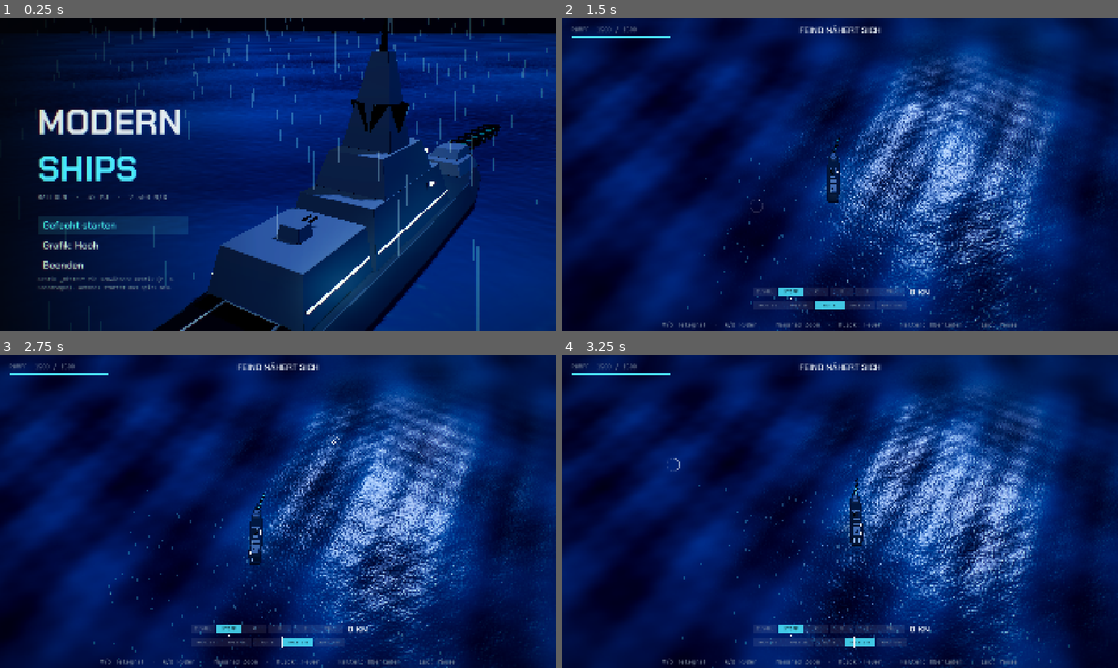
Above: before the commit, frames 1-4 (two rows, left to right).
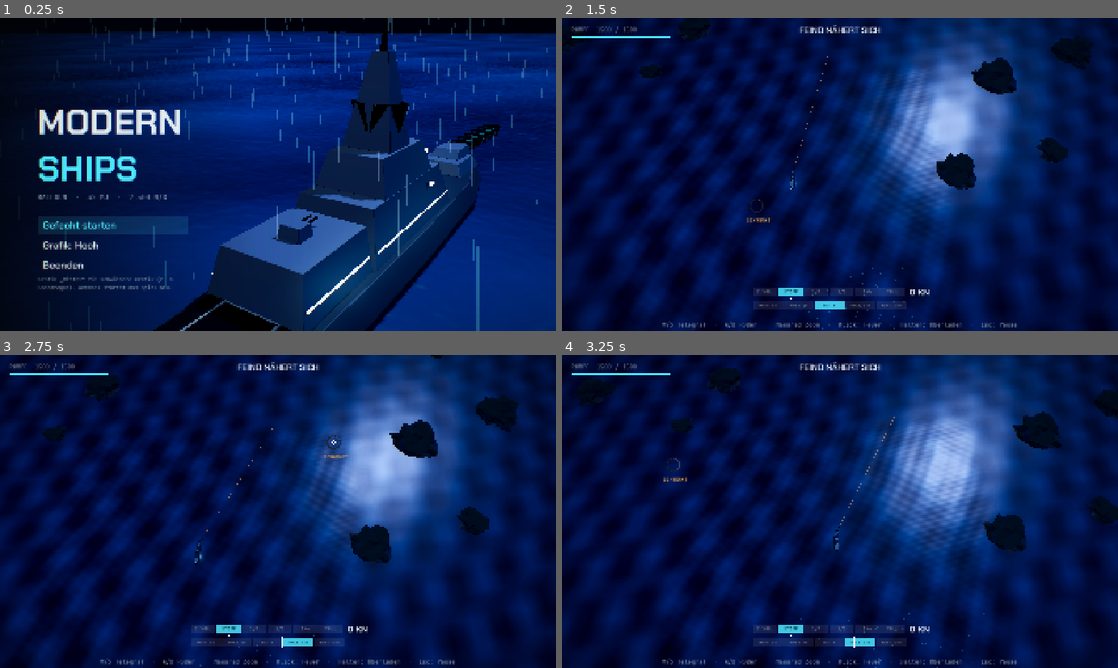
Above: after the commit, the same moments.

Repository: SilasSch/modern-ships
Game: Godot game, scene res://ui/title.tscn
Two runs of this game, one before a commit and one after it. Both use one fixed random seed, a clock stepped at 60 frames per second and the inputs below.
Inputs (mouse positions are in pixels of both pictures, inside the frame that each line leads up to):
- Up to frame 1 (0.25 s): no input
- Up to frame 2 (1.5 s): tap Enter at 0.5 s; move the mouse to (962, 158) at 0.52 s; press the mouse at (962, 158) at 0.53 s; hold D (rudder_right) 0.53-1.25 s; release the mouse at (962, 158) at 1.25 s; drag from (728, 190) to (812, 237) at 1.27 s
- Up to frame 3 (2.75 s): move the mouse to (333, 442) at 2.02 s; hold D (rudder_right) from 2.03 s (still down); hold Shift from 2.03 s (still down); click (333, 442) at 2.3 s
- Up to frame 4 (3.25 s): release D (rudder_right) at 2.75 s; release Shift at 2.75 s; drag from (812, 574) to (673, 464) at 2.77 s

The runs differ from the first frame. In frame 1, less than 0.1% of the frame differs, in the area x 14-85%, y 4-7%; in frame 2, 49%; in frame 3, 50%, in the area x 0-100%, y 0-100%; in frame 4, 48%.

Commit message:
fix: address stage 1b review (framing, torpedoes, ocean LOD, gun bearing, hull hits, readability, routing)
Co-Authored-By: Claude Opus 5.5 <noreply@anthropic.com>
Claude-Session: https://claude.ai/code/session_01Vne2NQQEkUyhixftg4D17n

Diff:
--- a/game/camera/follow_camera.gd
+++ b/game/camera/follow_camera.gd
@@ -5,10 +5,12 @@
 
 @export var target: PlayerShip
 ## Zoom levels: [distance, pitch]. Far levels look flatter so more sea ahead is visible.
-const ZOOM_LEVELS: Array[Vector2] = [Vector2(140, 60), Vector2(210, 54), Vector2(300, 48), Vector2(420, 44)]
-@export var zoom_index: int = 1
-var pitch_deg: float = 54.0
-var distance: float = 210.0
+const ZOOM_LEVELS: Array[Vector2] = [Vector2(260, 62), Vector2(400, 62), Vector2(560, 60), Vector2(720, 58)]
+## Share of the camera distance the view shifts toward the cursor (look toward the enemy).
+const LOOK_SHIFT := 0.35
+@export var zoom_index: int = 2
+var pitch_deg: float = 60.0
+var distance: float = 560.0
 @export var mouse_aim: bool = true
 
 var base_fov: float = 46.0
@@ -64,7 +66,7 @@
 	var level := ZOOM_LEVELS[zoom_index]
 	distance = lerpf(distance, level.x, 1.0 - exp(-2.5 * delta))
 	pitch_deg = lerpf(pitch_deg, level.y, 1.0 - exp(-2.5 * delta))
-	var lead_vec := to_aim.limit_length(distance * 0.15)
+	var lead_vec := to_aim.limit_length(distance * LOOK_SHIFT)
 	var desired := Vector3(ship_pos.x, 0.0, ship_pos.z) + lead_vec * (1.0 - _charge_zoom * 0.4)
 	_focus = _focus.lerp(desired, 1.0 - exp(-1.8 * delta))
 	var pitch := deg_to_rad(pitch_deg)
--- a/game/core/beam_hit.gd
+++ b/game/core/beam_hit.gd
@@ -16,15 +16,47 @@
 	for t: Object in targets:
 		if not t.can_be_hit():
 			continue
+		var reach := float(t.get_hit_radius()) + half_width
+		if t.has_method(&"get_hit_segment"):
+			var seg: PackedVector2Array = t.call(&"get_hit_segment")
+			var r := _segment_to_ray(origin, d, end_distance, seg[0], seg[1])
+			if r.x <= reach:
+				hits.append({"target": t, "distance": r.y})
+			continue
 		var rel: Vector2 = t.get_hit_center() - origin
 		var along := rel.dot(d)
 		if along < 0.0 or along > end_distance:
 			continue
 		var perp := absf(rel.cross(d))
-		if perp <= float(t.get_hit_radius()) + half_width:
+		if perp <= reach:
 			hits.append({"target": t, "distance": along})
 	hits.sort_custom(func(a: Dictionary, b: Dictionary) -> bool: return a["distance"] < b["distance"])
 	return {"end_distance": end_distance, "hits": hits}
+
+
+## Closest approach between the ray segment [origin, origin + d*len] and segment [a, b].
+## Returns Vector2(distance, along-the-ray distance of the closest point).
+static func _segment_to_ray(origin: Vector2, d: Vector2, len: float, a: Vector2, b: Vector2) -> Vector2:
+	var best := Vector2(INF, 0.0)
+	var ray_end := origin + d * len
+	var ab := b - a
+	var denom := d.cross(ab)
+	if absf(denom) > 1e-6:
+		var t := (a - origin).cross(ab) / denom
+		var u := (a - origin).cross(d) / denom
+		if t >= 0.0 and t <= len and u >= 0.0 and u <= 1.0:
+			return Vector2(0.0, t)
+	for p: Vector2 in [a, b]:
+		var along := clampf((p - origin).dot(d), 0.0, len)
+		var dist := p.distance_to(origin + d * along)
+		if dist < best.x:
+			best = Vector2(dist, along)
+	for q: Vector2 in [origin, ray_end]:
+		var s := clampf((q - a).dot(ab) / maxf(ab.length_squared(), 1e-6), 0.0, 1.0)
+		var dist := q.distance_to(a + ab * s)
+		if dist < best.x:
+			best = Vector2(dist, (q - origin).dot(d))
+	return best
 
 
 ## Distance along the ray where it enters the circle, or -1 if it misses / starts inside.
--- a/game/core/ship_control.gd
+++ b/game/core/ship_control.gd
@@ -3,7 +3,7 @@
 ## World-of-Warships style helm: engine telegraph in 6 steps and rudder in 5 steps.
 ## Both stay where they are set; the rudder blade swings over slowly.
 
-const LABELS: Array[String] = ["ZURÜCK VOLL", "STOPP", "¼", "½", "¾", "VOLL"]
+const LABELS: Array[String] = ["ZURÜCK VOLL", "STOPP", "1/4", "1/2", "3/4", "VOLL"]
 
 var telegraph: int = 0        # -1 = back full, 0 = stop, 1..4 = 1/4 .. full
 var rudder_setting: int = 0   # -2..2, positive = port (left)
--- a/game/core/tuning.gd
+++ b/game/core/tuning.gd
@@ -53,9 +53,9 @@
 const FRIGATE_SALVO: int = 3
 const FRIGATE_SHELL_DMG: float = 60.0
 const FRIGATE_SALVO_INTERVAL: float = 7.0
-const FRIGATE_RANGE: float = 600.0
-const FRIGATE_STANDOFF_MIN: float = 300.0
-const FRIGATE_STANDOFF_MAX: float = 450.0
+const FRIGATE_RANGE: float = 450.0
+const FRIGATE_STANDOFF_MIN: float = 220.0
+const FRIGATE_STANDOFF_MAX: float = 340.0
 const SHELL_SPEED: float = 120.0
 const SHELL_MIN_FLIGHT: float = 2.0
 const DESTROYER_HP: float = 450.0
@@ -63,27 +63,27 @@
 const DESTROYER_GUN_SALVO: int = 2
 const DESTROYER_GUN_INTERVAL: float = 6.0
 const DESTROYER_GUN_DMG: float = 45.0
-const DESTROYER_RANGE: float = 450.0
-const DESTROYER_STANDOFF_MIN: float = 220.0
-const DESTROYER_STANDOFF_MAX: float = 350.0
+const DESTROYER_RANGE: float = 350.0
+const DESTROYER_STANDOFF_MIN: float = 160.0
+const DESTROYER_STANDOFF_MAX: float = 260.0
 const DESTROYER_TORP_INTERVAL: float = 18.0
-const DESTROYER_TORP_RANGE: float = 400.0
+const DESTROYER_TORP_RANGE: float = 300.0
 const CRUISER_HP: float = 900.0
 const CRUISER_SPEED: float = 8.0
 const CRUISER_SALVO: int = 6
 const CRUISER_SALVO_INTERVAL: float = 9.0
 const CRUISER_SHELL_DMG: float = 90.0
-const CRUISER_RANGE: float = 700.0
-const CRUISER_STANDOFF_MIN: float = 400.0
-const CRUISER_STANDOFF_MAX: float = 600.0
+const CRUISER_RANGE: float = 500.0
+const CRUISER_STANDOFF_MIN: float = 280.0
+const CRUISER_STANDOFF_MAX: float = 400.0
 const SUB_HP: float = 250.0
 const SUB_SPEED: float = 9.0
 const SUB_SUBMERGED_TIME: float = 7.0
 const SUB_SURFACED_TIME: float = 5.0
 const TORPEDO_DMG: float = 180.0
 const TORPEDO_SPEED: float = 25.0
-const SUB_RANGE: float = 450.0
-const SUB_ATTACK_DIST: float = 250.0
+const SUB_RANGE: float = 350.0
+const SUB_ATTACK_DIST: float = 200.0
 
 # --- Flow ---
 const WAVE_DELAY: float = 3.0
--- a/game/fx/railgun_fx.gd
+++ b/game/fx/railgun_fx.gd
@@ -35,6 +35,7 @@
 var _over: float = 0.0
 var _afterglow: float = 0.0
 var _prev_state: int = RailgunState.State.LOADING
+var _prev_over: float = 0.0
 
 
 func _ready() -> void:
@@ -44,7 +45,6 @@
 	_setup_materials()
 	_setup_hold()
 	_setup_muzzle()
-	ship.charge_started.connect(func() -> void: _sfx(&"charge", ship.muzzle.global_position, 0.0))
 	ship.fired.connect(func(shot: RailgunShot, origin: Vector3, _dir: Vector3) -> void:
 		_sfx(&"fire", origin, 3.0, 1.0 - 0.12 * shot.overcharge))
 	ship.misfired.connect(func() -> void: _sfx(&"misfire", ship.global_position, 0.0))
@@ -210,6 +210,9 @@
 	if gun.state == RailgunState.State.READY and _prev_state == RailgunState.State.LOADING:
 		_sfx(&"reload_done", ship.global_position, -4.0)
 	_prev_state = gun.state
+	if holding and o > 0.0 and _prev_over <= 0.0:
+		_sfx(&"charge", ship.muzzle.global_position, -2.0)
+	_prev_over = o
 	if has_node(^"/root/Sfx"):
 		Sfx.loop(&"overcharge_loop", holding and o > 0.0, linear_to_db(clampf(0.3 + o, 0.0, 1.0)) - 4.0)
 
--- a/game/main/battle.gd
+++ b/game/main/battle.gd
@@ -50,7 +50,7 @@
 	camera.target = player
 	add_child(camera)
 	camera.make_current()
-	ocean.follow = camera
+	ocean.follow = player
 	var weather := Weather.new()
 	weather.storm = storm
 	weather.follow = camera
--- a/game/ships/cruiser.gd
+++ b/game/ships/cruiser.gd
@@ -6,7 +6,7 @@
 
 
 func _setup_kind() -> void:
-	configure(CRUISER_MODEL, Tuning.CRUISER_HP, Tuning.CRUISER_SPEED, 1.2, 0.22, 8.0)
+	configure(CRUISER_MODEL, Tuning.CRUISER_HP, Tuning.CRUISER_SPEED, 1.2, 0.22, 3.6)
 	explosion_strength = 1.9
 	collision_radius = 2.8
 	half_length = 17.0
--- a/game/ships/destroyer.gd
+++ b/game/ships/destroyer.gd
@@ -8,7 +8,7 @@
 
 
 func _setup_kind() -> void:
-	configure(DESTROYER_MODEL, Tuning.DESTROYER_HP, Tuning.DESTROYER_SPEED, 2.5, 0.5, 5.0)
+	configure(DESTROYER_MODEL, Tuning.DESTROYER_HP, Tuning.DESTROYER_SPEED, 2.5, 0.5, 2.2)
 	explosion_strength = 1.4
 	collision_radius = 1.8
 	half_length = 11.0
@@ -40,7 +40,7 @@
 ## Torpedo fan toward the target: count torpedoes spread over ±spread_deg.
 func launch_fan(count: int, spread_deg: float) -> void:
 	var tubes := [model.find_child("Torp_L") as Node3D, model.find_child("Torp_R") as Node3D]
-	var to := target.global_position - global_position
+	var to := lead_point(Tuning.TORPEDO_SPEED) - global_position
 	var base_yaw := atan2(to.x, to.z)
 	for i in count:
 		var k := 0.0 if count == 1 else (float(i) / (count - 1)) * 2.0 - 1.0
--- a/game/ships/enemy.gd
+++ b/game/ships/enemy.gd
@@ -82,6 +82,12 @@
 
 func get_hit_center() -> Vector2:
 	return Vector2(global_position.x, global_position.z)
+
+
+## Hull as a segment along the heading (bow to stern) for railgun hits.
+func get_hit_segment() -> PackedVector2Array:
+	var f := ShipMotion.forward_of(motion.heading) * maxf(half_length - hit_radius, 0.0)
+	return PackedVector2Array([motion.position - f, motion.position + f])
 
 
 func get_hit_radius() -> float:
@@ -208,14 +214,47 @@
 		queue_free()
 
 
+## Detour around the first island between the ship and goal (tangent waypoint), else goal.
+func route_point(goal: Vector2) -> Vector2:
+	var pos := motion.position
+	var hit: Dictionary = {}
+	var best := INF
+	for b: Dictionary in blockers:
+		if Blockers.segment_blocked(pos, goal, [{"center": b["center"], "radius": float(b["radius"]) + half_length}]):
+			var d := pos.distance_to(b["center"])
+			if d < best:
+				best = d
+				hit = b
+	if hit.is_empty():
+		return goal
+	var c: Vector2 = hit["center"]
+	var r := float(hit["radius"]) + half_length + 30.0
+	var side := (c - pos).normalized().orthogonal()
+	var w1 := c + side * r
+	var w2 := c - side * r
+	return w1 if w1.distance_to(goal) <= w2.distance_to(goal) else w2
+
+
 ## Shared steering: turn toward a world point; returns the remaining heading error (rad).
 func steer_to(point: Vector2, gain: float = 2.0) -> float:
+	point = route_point(point)
 	var to := point - motion.position
 	var err := wrapf(ShipMotion.yaw_of(to) - motion.heading, -PI, PI)
 	rudder = clampf(err * gain, -1.0, 1.0)
 	return err
 
 
+## Where to aim a straight weapon of the given speed at the target (lead), or the target itself.
+func lead_point(speed: float) -> Vector3:
+	if target is PlayerShip:
+		var ps := target as PlayerShip
+		var v := ShipMotion.forward_of(ps.motion.heading) * ps.motion.speed
+		var hit: Variant = Aim.intercept(Vector2(global_position.x, global_position.z), ps.motion.position, v, speed)
+		if hit != null:
+			return Vector3((hit as Vector2).x, 0.0, (hit as Vector2).y)
+	return target.global_position
+
+
 func target_pos2() -> Vector2:
 	return Vector2(target.global_position.x, target.global_position.z) if target else motion.position
 
--- a/game/ships/frigate.gd
+++ b/game/ships/frigate.gd
@@ -20,7 +20,7 @@
 
 ## Overridden by Destroyer / Cruiser to pick model, health and engagement envelope.
 func _setup_kind() -> void:
-	configure(MODEL, Tuning.FRIGATE_HP, Tuning.FRIGATE_SPEED, 2.0, 0.35, 5.0)
+	configure(MODEL, Tuning.FRIGATE_HP, Tuning.FRIGATE_SPEED, 2.0, 0.35, 2.6)
 	explosion_strength = 1.3
 	collision_radius = 1.7
 	half_length = 8.0
--- a/game/ships/player_ship.gd
+++ b/game/ships/player_ship.gd
@@ -185,6 +185,24 @@
 	return motion.position
 
 
+## Distance from a point to the hull outline (negative = inside). Used by shells and torpedoes.
+func hull_distance(p: Vector2) -> float:
+	var f := ShipMotion.forward_of(motion.heading) * (HALF_LENGTH - HULL_RADIUS)
+	var a := motion.position - f
+	var ab := f * 2.0
+	var t := clampf((p - a).dot(ab) / ab.length_squared(), 0.0, 1.0)
+	return p.distance_to(a + ab * t) - HULL_RADIUS
+
+
+## Angle (rad) between where the railgun points and where the cursor is. 0 = on target.
+func aim_error() -> float:
+	var piv := turret_pivot.global_position
+	var to_aim := Vector2(aim_point.x - piv.x, aim_point.z - piv.z)
+	if to_aim.length() < 3.0:
+		return 0.0
+	return absf(wrapf(ShipMotion.yaw_of(to_aim) - turret.world_yaw(motion.heading), -PI, PI))
+
+
 func get_hit_radius() -> float:
 	return HIT_RADIUS
 
--- a/game/ships/shell.gd
+++ b/game/ships/shell.gd
@@ -93,6 +93,8 @@
 	_done = true
 	if target and is_instance_valid(target) and target.call(&"can_be_hit"):
 		var d := Vector2(target.global_position.x - to.x, target.global_position.z - to.z).length()
+		if target.has_method(&"hull_distance"):
+			d = float(target.call(&"hull_distance", Vector2(to.x, to.z))) + BLAST_RADIUS - 5.0
 		if d <= BLAST_RADIUS:
 			target.call(&"apply_damage", damage)
 	if is_inside_tree():
--- a/game/ships/speedboat.gd
+++ b/game/ships/speedboat.gd
@@ -13,7 +13,7 @@
 
 
 func _init() -> void:
-	configure(MODEL, Tuning.SPEEDBOAT_HP, Tuning.SPEEDBOAT_SPEED, 9.0, 1.7, 2.4)
+	configure(MODEL, Tuning.SPEEDBOAT_HP, Tuning.SPEEDBOAT_SPEED, 9.0, 1.7, 1.8)
 	is_small = true
 	collision_radius = 1.0
 	half_length = 3.0
--- a/game/ships/submarine.gd
+++ b/game/ships/submarine.gd
@@ -15,7 +15,7 @@
 
 
 func _init() -> void:
-	configure(MODEL, Tuning.SUB_HP, Tuning.SUB_SPEED, 2.5, 0.5, 3.0)
+	configure(MODEL, Tuning.SUB_HP, Tuning.SUB_SPEED, 2.5, 0.5, 1.8)
 	explosion_strength = 1.0
 	collision_radius = 1.0
 	half_length = 7.0
@@ -84,7 +84,7 @@
 func _launch() -> void:
 	var tube := model.find_child("Tube") as Node3D
 	var from := tube.global_position if tube else global_position
-	var to := target.global_position - from
+	var to := lead_point(Tuning.TORPEDO_SPEED) - from
 	if to.length() > Tuning.SUB_RANGE:
 		return
 	var t := Torpedo.new()
--- a/game/ships/torpedo.gd
+++ b/game/ships/torpedo.gd
@@ -3,7 +3,7 @@
 ## Straight-running torpedo with a visible bubble track. Explodes near the target.
 
 const HIT_DIST := 4.0
-const LIFETIME := 9.0
+const LIFETIME := 18.0
 
 var dir := Vector3.FORWARD
 var target: Node3D
@@ -67,6 +67,8 @@
 			return
 	if target and is_instance_valid(target) and target.call(&"can_be_hit"):
 		var d := Vector2(target.global_position.x - global_position.x, target.global_position.z - global_position.z).length()
+		if target.has_method(&"hull_distance"):
+			d = float(target.call(&"hull_distance", p2)) + HIT_DIST - 1.5
 		if d < HIT_DIST:
 			target.call(&"apply_damage", Tuning.TORPEDO_DMG)
 			_explode()
--- /dev/null
+++ b/game/tests/test_review_1b.gd
@@ -0,0 +1,118 @@
+extends GutTest
+## Regression tests for the stage-1b whole-branch review.
+
+const PlayerShipScene := preload("res://ships/player_ship.tscn")
+const FakePlayer := preload("res://tests/support/fake_player.gd")
+
+
+func after_each() -> void:
+	get_tree().paused = false
+	Engine.time_scale = 1.0
+
+
+func _ship() -> PlayerShip:
+	var s: PlayerShip = PlayerShipScene.instantiate()
+	s.use_device_input = false
+	add_child_autofree(s)
+	return s
+
+
+# C1 ------------------------------------------------------------ enemies at combat range are on screen
+func test_enemy_at_combat_range_visible_in_every_direction() -> void:
+	var ship := _ship()
+	var cam := FollowCamera.new()
+	cam.target = ship
+	cam.mouse_aim = false
+	add_child_autofree(cam)
+	cam.make_current()
+	for offset: Vector3 in [Vector3(0, 0, -350), Vector3(0, 0, 350), Vector3(350, 0, 0), Vector3(-350, 0, 0)]:
+		ship.aim_point = ship.global_position + offset
+		for i: int in 300:
+			cam._process(1.0 / 30.0)
+		assert_true(cam.is_position_in_frustum(ship.global_position + offset), "enemy at %s visible when aimed at" % offset)
+		assert_true(cam.is_position_in_frustum(ship.global_position), "own ship stays in view")
+
+
+func test_engagement_envelopes_fit_the_view() -> void:
+	assert_lte(Tuning.FRIGATE_STANDOFF_MAX, 340.0)
+	assert_lte(Tuning.CRUISER_STANDOFF_MAX, 400.0)
+	assert_lte(Tuning.DESTROYER_STANDOFF_MAX, 260.0)
+
+
+# I1 ------------------------------------------------------------ torpedoes reach and hit the hull
+func test_torpedo_lives_long_enough_for_its_range() -> void:
+	assert_gte(Torpedo.LIFETIME * Tuning.TORPEDO_SPEED, Tuning.SUB_RANGE)
+
+
+func test_torpedo_hits_bow_not_only_centre() -> void:
+	var ship := _ship()
+	ship.motion.heading = 0.0
+	ship._process(0.0)
+	var t := Torpedo.new()
+	add_child_autofree(t)
+	t.setup(Vector3(-60, 0, -15), Vector3(1, 0, 0), ship)
+	for i: int in 180:
+		t._process(1.0 / 60.0)
+	assert_lt(ship.health.hp, Tuning.PLAYER_HULL, "a torpedo crossing the bow 15 m forward must hit")
+
+
+func test_shell_bursting_on_the_stern_hits() -> void:
+	var ship := _ship()
+	ship._process(0.0)
+	var shell := Shell.new()
+	add_child_autofree(shell)
+	shell.setup(Vector3(0, 20, 100), Vector3(0, 0, 16), 0.0, 60.0, ship)
+	shell._process(0.016)
+	assert_eq(ship.health.hp, Tuning.PLAYER_HULL - 60.0)
+
+
+# I2 ------------------------------------------------------------ near ocean stays under the player
+func test_near_ocean_follows_the_player() -> void:
+	var battle := Battle.new()
+	battle.waves = [[{"type": &"frigate", "count": 1}]]
+	add_child_autofree(battle)
+	assert_eq(battle.ocean.follow, battle.player)
+
+
+# I3 ------------------------------------------------------------ gun bearing / alignment is known
+func test_aim_error_reports_turret_lag() -> void:
+	var ship := _ship()
+	var piv := ship.turret_pivot.global_position
+	ship.aim_point = Vector3(piv.x + 200.0, 0, piv.z)
+	ship._process(0.016)
+	assert_gt(ship.aim_error(), 1.0, "turret still points ahead")
+	for i: int in 400:
+		ship._process(1.0 / 30.0)
+	assert_lt(ship.aim_error(), 0.02, "turret on target")
+
+
+# I4 ------------------------------------------------------------ enemy hull, not a centre circle
+func test_round_hits_destroyer_bow() -> void:
+	var d := Enemy.create(&"destroyer")
+	add_child_autofree(d)
+	d.global_position = Vector3.ZERO
+	d.motion.position = Vector2.ZERO
+	d.motion.heading = 0.0
+	var res := BeamHit.cast(Vector2(-100, -9.5), Vector2(1, 0), 300.0, 1.0, [d], [])
+	assert_eq(res["hits"].size(), 1, "a round across the bow 9.5 m forward hits")
+	var miss := BeamHit.cast(Vector2(-100, -16.0), Vector2(1, 0), 300.0, 1.0, [d], [])
+	assert_eq(miss["hits"].size(), 0, "past the bow tip it misses")
+
+
+# regraded minors ----------------------------------------------
+func test_telegraph_labels_are_ascii_fractions() -> void:
+	assert_eq(HelmGauge.T_LABELS, ["Z.VOLL", "STOPP", "1/4", "1/2", "3/4", "VOLL"] as Array[String])
+
+
+func test_map_edge_warning_gives_room_to_turn() -> void:
+	assert_gte(Hud.EDGE_WARN_DIST, 2.0 * Tuning.MAX_SPEED / Tuning.TURN_RATE * 0.5)
+
+
+func test_enemy_routes_around_island() -> void:
+	var e := Enemy.create(&"frigate")
+	add_child_autofree(e)
+	e.motion.position = Vector2(0, 100)
+	e.motion.heading = 0.0
+	e.blockers = [{"center": Vector2(0, 0), "radius": 40.0}]
+	var wp := e.route_point(Vector2(0, -200))
+	assert_false(Blockers.segment_blocked(e.motion.position, wp, e.blockers), "detour waypoint has a clear line")
--- a/game/ui/cursor_ring.gd
+++ b/game/ui/cursor_ring.gd
@@ -3,6 +3,7 @@
 ## Aim cursor: inner arc = charge (cyan), outer arc = overcharge (white -> cyan), thin outer ring = heat.
 
 var railgun: RailgunState
+var ship: PlayerShip
 var _blink: float = 0.0
 
 
@@ -42,6 +43,9 @@
 		if heat > 0.8 and fmod(_blink, 0.3) < 0.15:
 			hc.a = 0.35
 		draw_arc(c, 38.0, start, start + TAU * heat, 64, hc, 2.0, true)
+	if ship and ship.aim_error() > 0.035 and not locked:
+		draw_arc(c, 22.0, 0.0, TAU, 48, Color(0.05, 0.08, 0.12, 0.65), 5.0, true)
+		draw_string(UiTheme.mono, c + Vector2(-34, 56), "SCHWENKT", HORIZONTAL_ALIGNMENT_LEFT, -1, 17, UiTheme.AMBER)
 	if locked:
 		var f := UiTheme.mono
 		draw_string(f, c + Vector2(-34, 56), "GESPERRT", HORIZONTAL_ALIGNMENT_LEFT, -1, 17, UiTheme.RED)
--- a/game/ui/edge_markers.gd
+++ b/game/ui/edge_markers.gd
@@ -20,6 +20,7 @@
 	var cam := battle.camera
 	var rect := get_viewport_rect().size
 	var center := rect * 0.5
+	_draw_gun_bearing(cam)
 	for n: Node in get_tree().get_nodes_in_group(&"enemies"):
 		var e := n as Enemy
 		if e == null or not e.can_be_hit():
@@ -59,3 +60,24 @@
 	if p.distance_to(enemy_screen) > 4.0:
 		draw_line(enemy_screen, p, Color(UiTheme.RED, 0.35), 1.0)
 	draw_polyline(PackedVector2Array([p + Vector2(0, -8), p + Vector2(8, 0), p + Vector2(0, 8), p + Vector2(-8, 0), p + Vector2(0, -8)]), col, 2.0)
+
+
+## Thin line along the railgun's actual bearing (where a round fired now would go).
+func _draw_gun_bearing(cam: Camera3D) -> void:
+	var p := battle.player
+	if p == null or p.health.is_dead():
+		return
+	var m := p.muzzle_transform().origin
+	var f := ShipMotion.forward_of(p.turret.world_yaw(p.motion.heading))
+	var a := Vector3(m.x, m.y, m.z)
+	var b := a + Vector3(f.x, 0.0, f.y) * 260.0
+	if cam.is_position_behind(a) or cam.is_position_behind(b):
+		return
+	var aligned := p.aim_error() <= 0.035
+	var col := Color(UiTheme.CYAN, 0.55) if aligned else Color(UiTheme.AMBER, 0.5)
+	var sa := cam.unproject_position(a)
+	var sb := cam.unproject_position(b)
+	var n := 14
+	for i in n:
+		if i % 2 == 0:
+			draw_line(sa.lerp(sb, float(i) / n), sa.lerp(sb, float(i + 1) / n), col, 1.5)
--- a/game/ui/helm_gauge.gd
+++ b/game/ui/helm_gauge.gd
@@ -3,7 +3,7 @@
 ## Bottom-centre helm display: engine telegraph (6 steps) with actual speed marker,
 ## rudder (5 steps) with the actual blade position, and speed in knots.
 
-const T_LABELS: Array[String] = ["Z.VOLL", "STOPP", "¼", "½", "¾", "VOLL"]
+const T_LABELS: Array[String] = ["Z.VOLL", "STOPP", "1/4", "1/2", "3/4", "VOLL"]
 const R_LABELS: Array[String] = ["HART BB", "HALB BB", "MITTE", "HALB STB", "HART STB"]
 const CELL := Vector2(84, 30)
 const GAP := 4.0
--- a/game/ui/hud.gd
+++ b/game/ui/hud.gd
@@ -12,6 +12,8 @@
 var _cursor: CursorRing
 var _edge_warn: Label
 var helm: HelmGauge
+## Warn early: a full-speed turning circle is ~300 m across.
+const EDGE_WARN_DIST := 160.0
 var _hint_t: float = 9.0
 var _t: float = 0.0
 
@@ -99,6 +101,7 @@
 		return
 	var p := battle.player
 	_cursor.railgun = p.railgun
+	_cursor.ship = p
 	_cursor.visible = battle.outcome() == &"running" and not battle.get_tree().paused
 	var frac := p.health.fraction()
 	_hull_fill.size.x = 340.0 * frac
@@ -115,6 +118,6 @@
 		_wave_label.text = "WELLE %d / %d  ·  %d %s" % [d.current_wave, d.total_waves(), d.alive, "FEIND" if d.alive == 1 else "FEINDE"]
 	_warn.visible = p.railgun.state == RailgunState.State.LOCKED and fmod(_t, 0.5) < 0.32
 	var edge := Tuning.MAP_HALF - maxf(absf(p.motion.position.x), absf(p.motion.position.y))
-	_edge_warn.visible = edge < 25.0 and fmod(_t, 0.8) < 0.55
+	_edge_warn.visible = edge < EDGE_WARN_DIST and fmod(_t, 0.8) < 0.55
 	_hint_t -= delta
 	_hint.modulate.a = clampf(_hint_t, 0.0, 1.0)
--- a/game/world/ocean.gd
+++ b/game/world/ocean.gd
@@ -49,10 +49,11 @@
 	var fmat := ShaderMaterial.new()
 	fmat.shader = SHADER
 	fmat.set_shader_parameter("far_lod", true)
-	fmat.set_shader_parameter("cut_inner", SIZE * 0.5 - 6.0)
+	fmat.set_shader_parameter("cut_inner", SIZE * 0.5 - 20.0)
 	far.material_override = fmat
 	far.custom_aabb = AABB(Vector3(-FAR_SIZE / 2.0, -6.0, -FAR_SIZE / 2.0), Vector3(FAR_SIZE, 12.0, FAR_SIZE))
 	far.cast_shadow = GeometryInstance3D.SHADOW_CASTING_SETTING_OFF
+	far.position.y = -0.25  # sits under the near plane in the overlap band: no seam line
 	add_child(far)
 
 
Not shown, added: game/tests/test_review_1b.gd.uid
